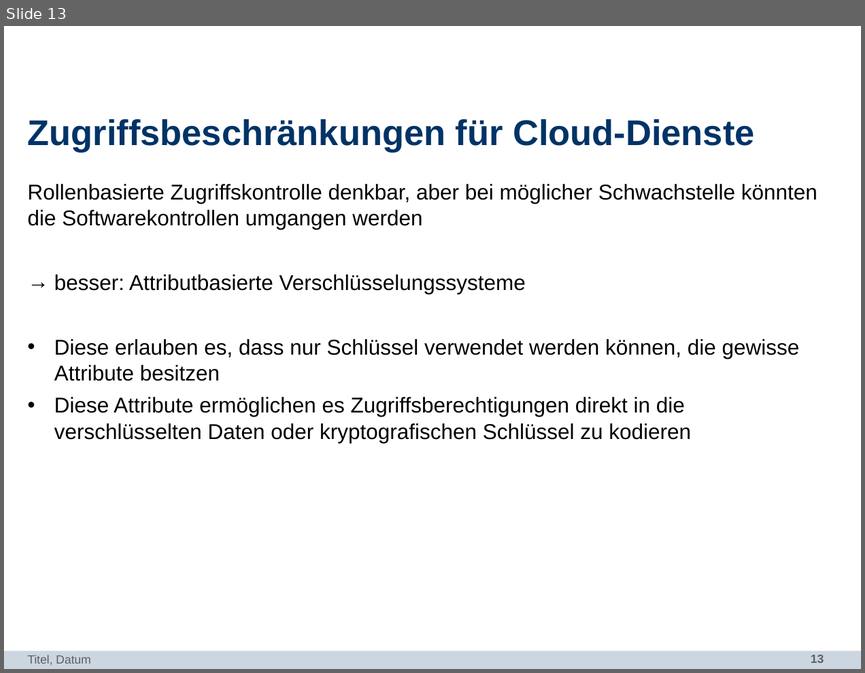
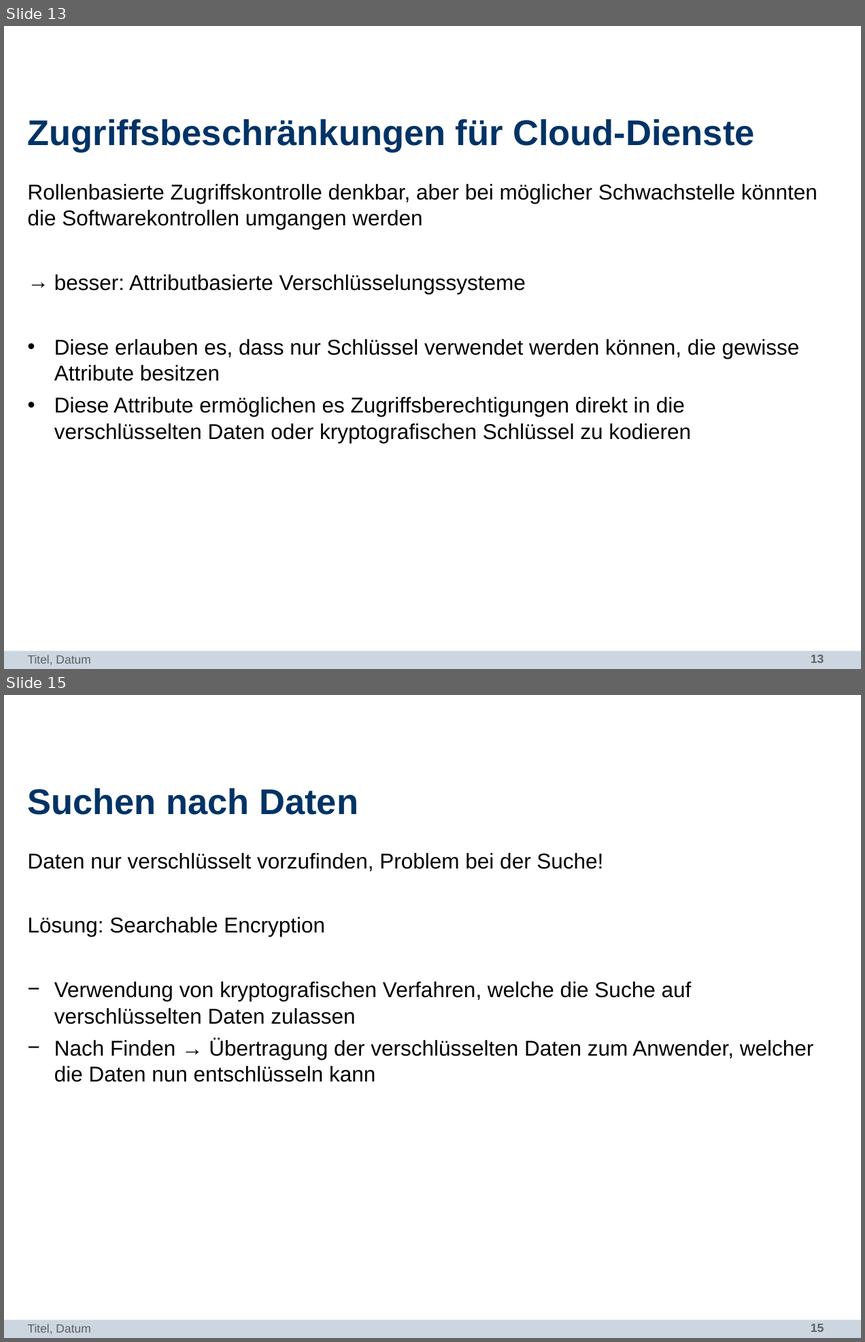
Before and after one commit to bennySwiers/Ausarbeitung-Seminar-TI, a slide deck: SEMINAR-IT-SICHERHEIT/itsec.pptx. Shown one above the other, each under a label of ours: slide 13 before the commit, slides 13 and 15 after it; the slides between them are not shown. The pictures are 865x673 and 865x1342 pixels, drawn with LibreOffice and Linux fonts; fonts in the diff are those of the drawing; background and template pictures are left out. Boxes give left, top, right and bottom in pixels: in the first picture for what was removed or moved away, otherwise in the second. Text is boxed around its words. In the diff, an @@ line names an element or a change of style, - is before the commit and + after.

```diff
--- a/SEMINAR-IT-SICHERHEIT/itsec.pptx
+++ b/SEMINAR-IT-SICHERHEIT/itsec.pptx
@@ slide 15 added at (x1=4, y1=695, x2=861, y2=1338), background #FFFFFF; not listed: 2 template elements that a slide beside it also shows @@
@@ title added at (x1=28, y1=788, x2=358, y2=815), 30 pt, text #003366, bold @@
+Suchen nach Daten
@@ text added at (x1=28, y1=853, x2=814, y2=1082), 18 pt, text #000000 @@
+Daten nur verschlüsselt vorzufinden, Problem bei der Suche!
+Lösung: Searchable Encryption
+− Verwendung von kryptografischen Verfahren, welche die Suche auf verschlüsselten Daten zulassen
+− Nach Finden → Übertragung der verschlüsselten Daten zum Anwender, welcher die Daten nun entschlüsseln kann
@@ text added at (x1=28, y1=1323, x2=90, y2=1334), 10 pt, text #5F5F5F @@
+Titel, Datum
```
Also in this commit, not shown: 3 slides changed, 7 other slides added.
